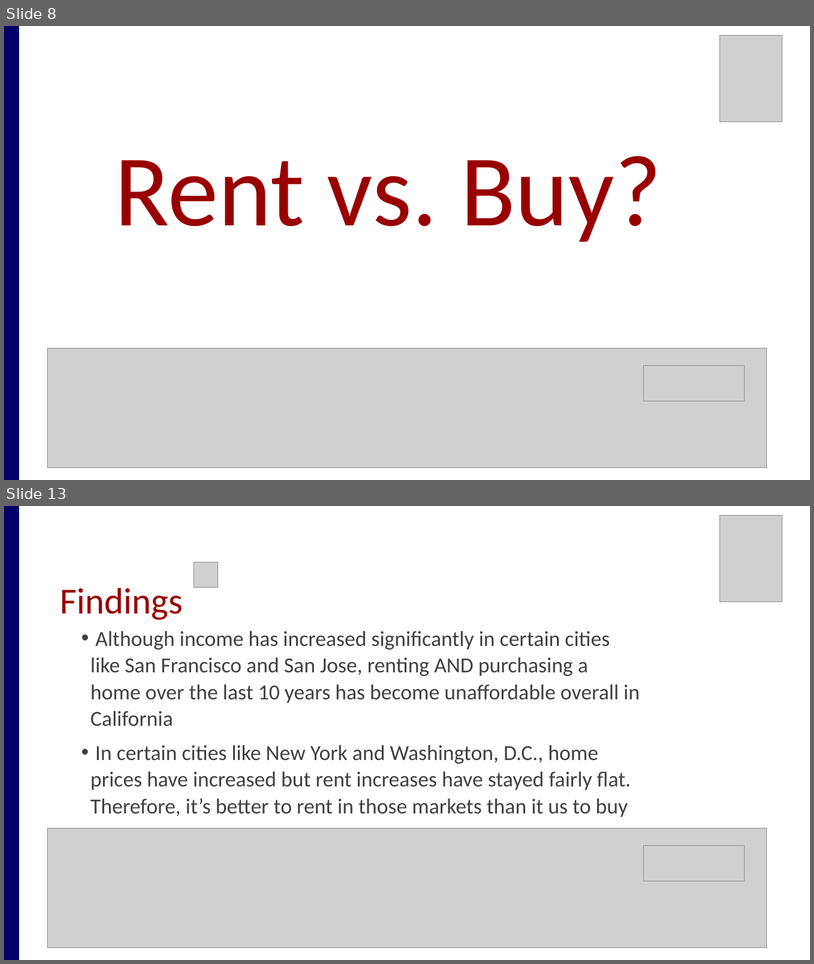
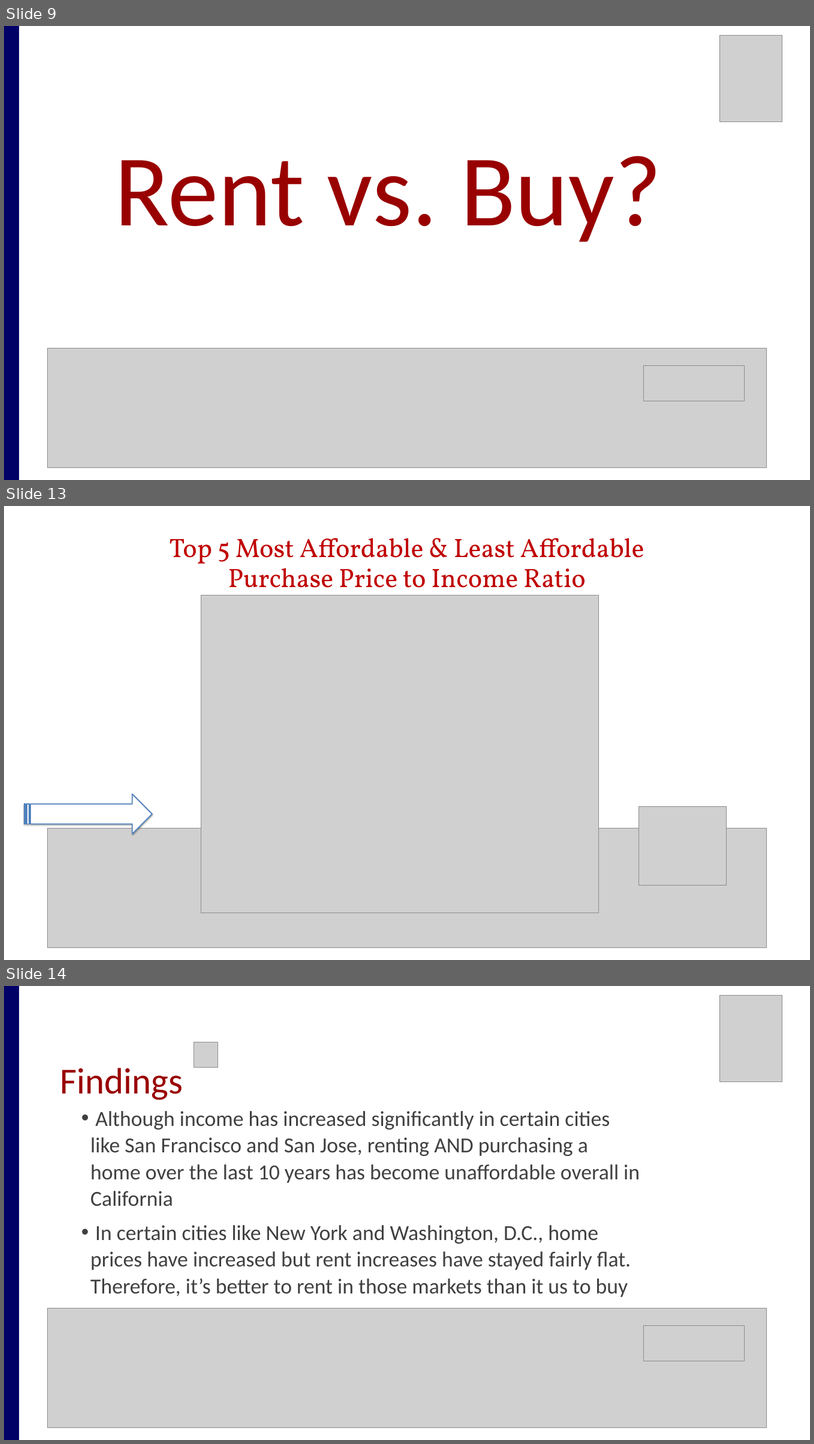
Before and after one commit to amiraligh89/RealEstate_Project1, a slide deck: RealEstate_Presentation.pptx. Shown one above the other, each under a label of ours: slides 8 and 13 before the commit, slides 9, 13 and 14 after it; the slides between them are not shown. The pictures are 814x964 and 814x1444 pixels, drawn with LibreOffice and Linux fonts; fonts in the diff are those of the drawing; grey boxes stand for pictures. Boxes give left, top, right and bottom in pixels: in the first picture for what was removed or moved away, otherwise in the second. Text is boxed around its words. In the diff, an @@ line names an element or a change of style, - is before the commit and + after.

```diff
--- a/RealEstate_Presentation.pptx
+++ b/RealEstate_Presentation.pptx
@@ slide 13 added at box(4, 506, 810, 960), background #FFFFFF @@
@@ text added at box(170, 538, 645, 599), 52 pt, text #C00000 @@
+Top 5 Most Affordable & Least Affordable
+Purchase Price to Income Ratio
@@ picture added at box(201, 595, 599, 912) @@
@@ striped right arrow added at box(24, 793, 152, 834), fill #FFFFFF, outline #4F81BD 2 pt @@
@@ picture added at box(639, 805, 727, 885) @@
@@ picture added at box(48, 828, 767, 947) @@
@@ what was slide 8 is now slide 9 @@
@@ what was slide 13 is now slide 14 @@
```
Also in this commit, not shown: 2 slides changed, 4 other slides added, 4 slides removed, 1 other file.
